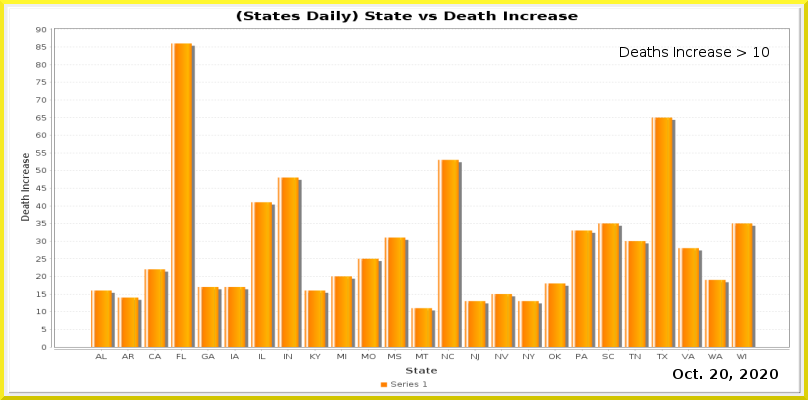
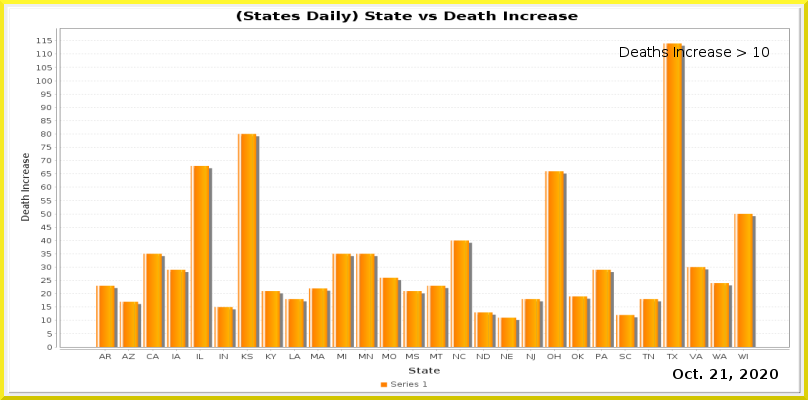
Revision of a layered 808 x 400 image; what changed, layer by layer:
painted on "Current Date" over left=720, top=369, right=728, bottom=379
painted on "Date_vs_TestIncrease.png" over left=36, top=27, right=789, bottom=374
